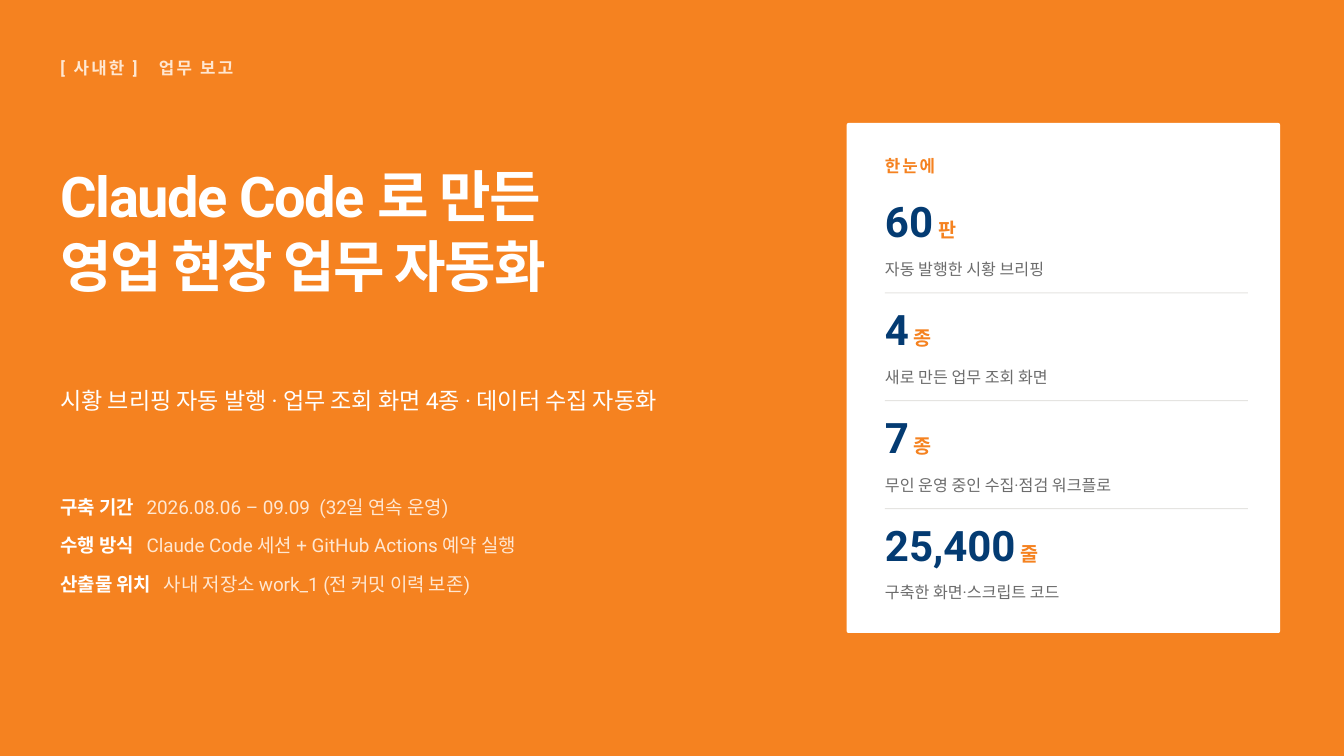
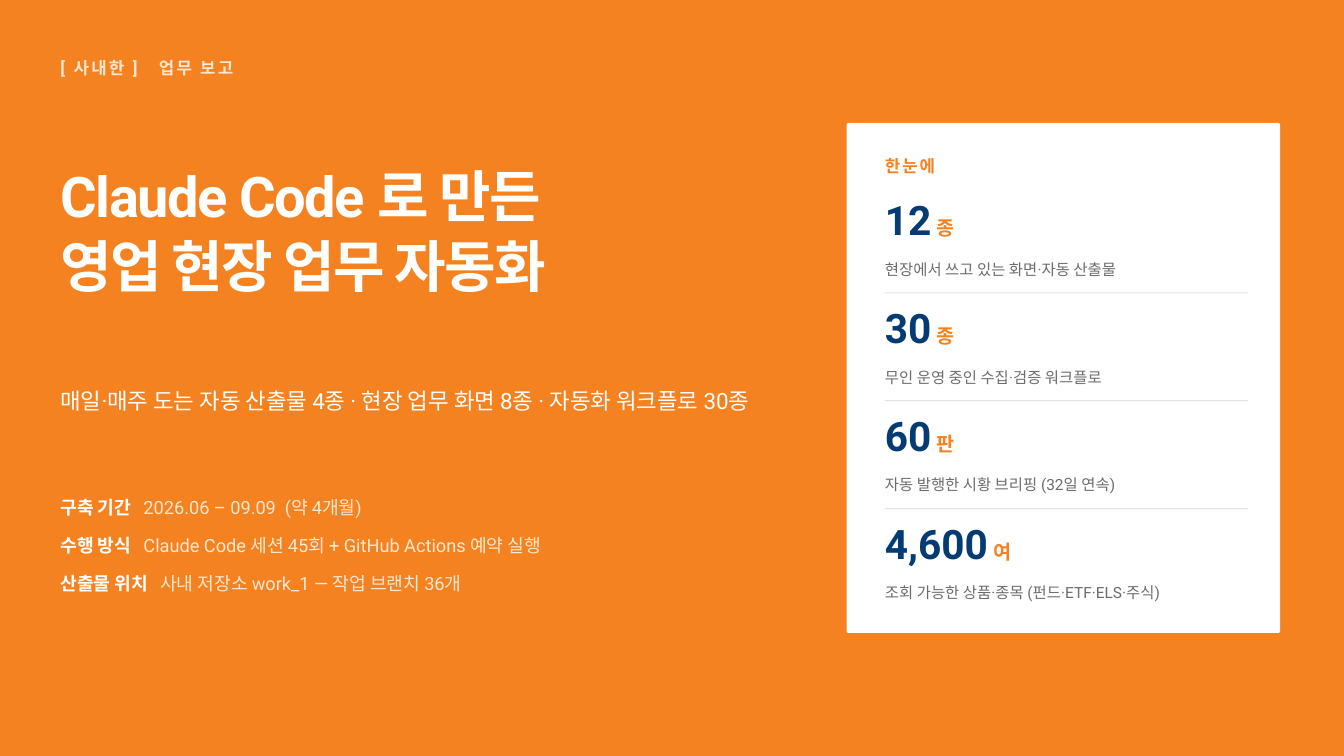
Before and after one commit to hanaroline/work_1, a slide deck: slide 1 of docs/reports/2026-09-09-업무자동화-구축결과보고.pptx. Drawn at 1344x756 pixels with LibreOffice and Linux fonts; fonts in the diff are those of the drawing. Boxes give left, top, right and bottom in pixels: in the first picture for what was removed or moved away, otherwise in the second. Text is boxed around its words. In the diff, an @@ line names an element or a change of style, - is before the commit and + after.

```diff
--- a/docs/reports/2026-09-09-업무자동화-구축결과보고.pptx
+++ b/docs/reports/2026-09-09-업무자동화-구축결과보고.pptx
@@ text at (885,205,955,237): text changed; size 30 to 29 pt @@
-60 판
+12 종
@@ text at (885,262,1116,276): text changed; size 11.5 to 11 pt @@
-자동 발행한 시황 브리핑
+현장에서 쓰고 있는 화면·자동 산출물
@@ text at (885,313,955,345): text changed; size 30 to 29 pt @@
-4 종
+30 종
@@ text at (885,370,1102,384): text changed; size 11.5 to 11 pt @@
-새로 만든 업무 조회 화면
+무인 운영 중인 수집·검증 워크플로
@@ text at (60,390,750,411): text changed; size 16.5 to 16 pt @@
-시황 브리핑 자동 발행 · 업무 조회 화면 4종 · 데이터 수집 자동화
+매일·매주 도는 자동 산출물 4종 · 현장 업무 화면 8종 · 자동화 워크플로 30종
@@ text at (885,421,955,453): text changed; size 30 to 29 pt @@
-7 종
+60 판
@@ text at (885,477,1115,493): text changed; size 11.5 to 11 pt @@
-무인 운영 중인 수집·점검 워크플로
+자동 발행한 시황 브리핑 (32일 연속)
@@ text at (60,498,362,518): text changed; size 13.5 to 13 pt @@
-구축 기간 2026.08.06 – 09.09 (32일 연속 운영)
+구축 기간 2026.06 – 09.09 (약 4개월)
@@ text at (60,536,541,554): text changed; size 13.5 to 13 pt @@
-수행 방식 Claude Code 세션 + GitHub Actions 예약 실행
+수행 방식 Claude Code 세션 45회 + GitHub Actions 예약 실행
@@ text at (885,529,1011,566): text changed; size 30 to 29 pt @@
-25,400 줄
+4,600 여
@@ text at (60,574,461,592): text changed; size 13.5 to 13 pt @@
-산출물 위치 사내 저장소 work_1 (전 커밋 이력 보존)
+산출물 위치 사내 저장소 work_1 — 작업 브랜치 36개
@@ text at (885,585,1160,601): text changed; size 11.5 to 11 pt @@
-구축한 화면·스크립트 코드
+조회 가능한 상품·종목 (펀드·ETF·ELS·주식)
```
Also in this commit, not shown: 3 other slides changed, 3 slides added, 1 slide removed, 2 other files.
